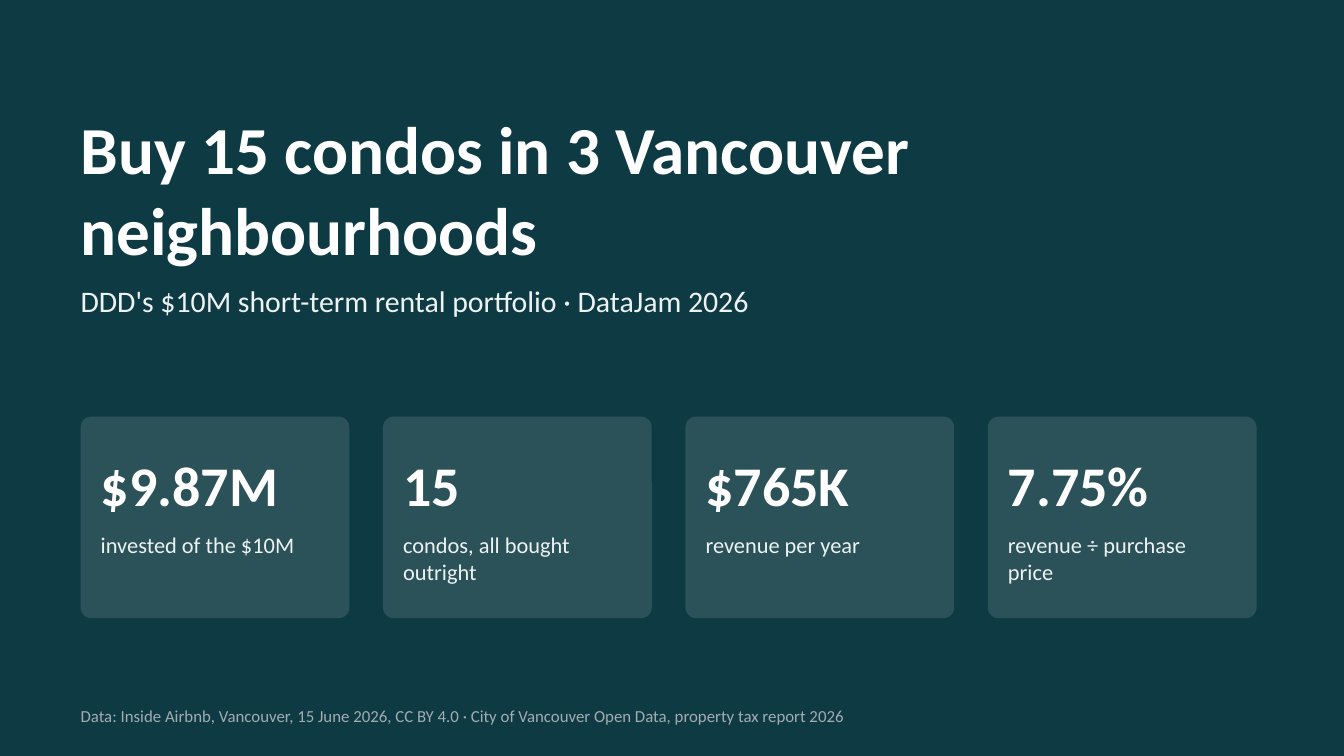
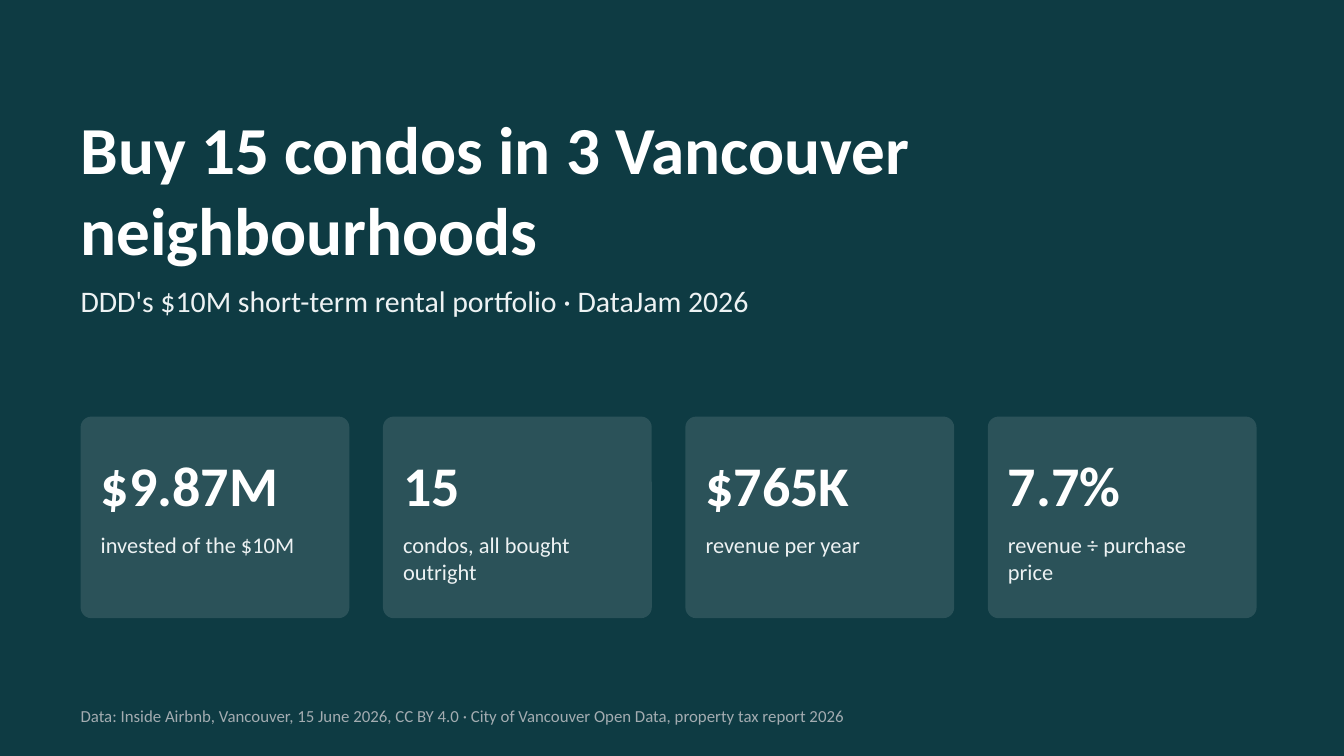
Before and after one commit to 2005yoheiUBC/datajam-2026, a slide deck: slide 1 of analysis/presentation/ddd_pitch_simple.pptx. Drawn at 1344x756 pixels with LibreOffice and Linux fonts; fonts in the diff are those of the drawing. Boxes give left, top, right and bottom in pixels: in the first picture for what was removed or moved away, otherwise in the second. Text is boxed around its words. In the diff, an @@ line names an element or a change of style, - is before the commit and + after.

```diff
--- a/analysis/presentation/ddd_pitch_simple.pptx
+++ b/analysis/presentation/ddd_pitch_simple.pptx
@@ text at bbox=[1008, 467, 1120, 507]: text changed @@
-7.75%
+7.7%
```
Also in this commit, not shown: 3 other slides changed, 4 slides added, 5 other files.
